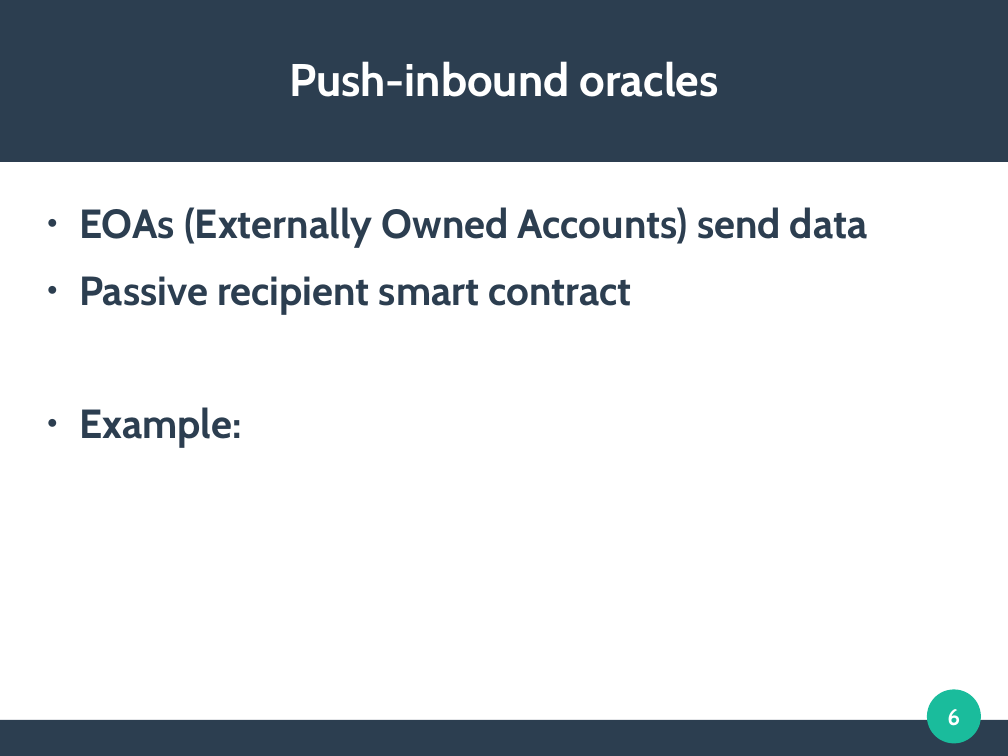
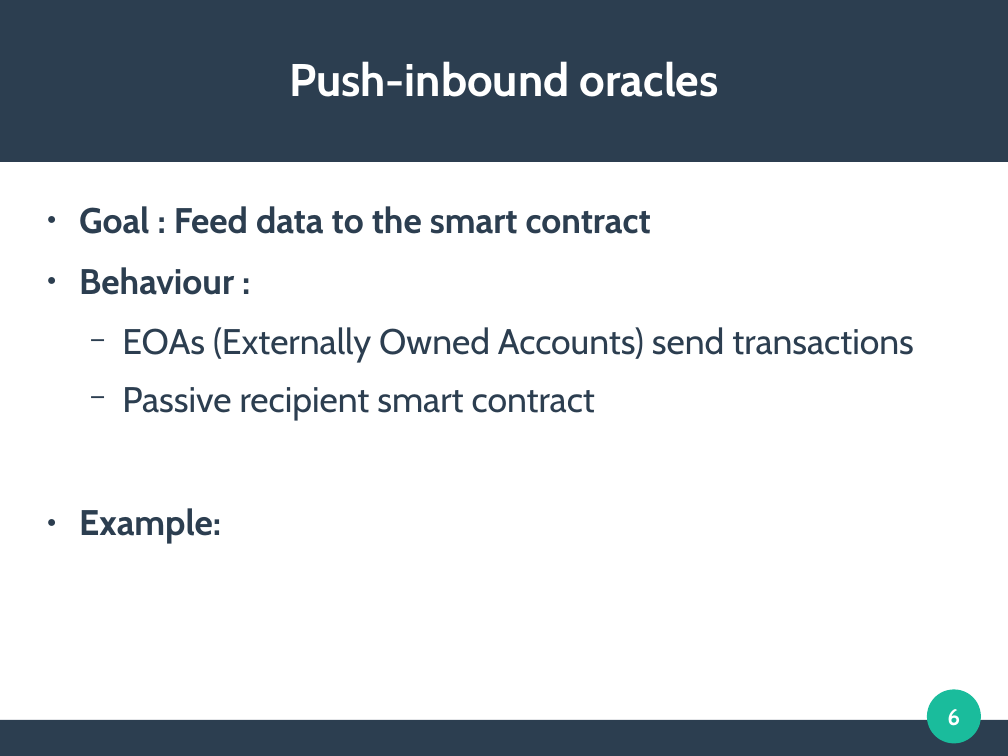
Before and after one commit to mbettinger/OT4-Lecture, a slide deck: slide 6 of Presentation - Oracles.odp. Drawn at 1008x756 pixels with LibreOffice and Linux fonts; fonts in the diff are those of the drawing. Boxes give left, top, right and bottom in pixels: in the first picture for what was removed or moved away, otherwise in the second. Text is boxed around its words. In the diff, an @@ line names an element or a change of style, - is before the commit and + after.

```diff
--- a/Presentation - Oracles.odp
+++ b/Presentation - Oracles.odp
@@ text at box(79, 206, 914, 363): text changed; size 32 to 28 pt; bold off @@
-● EOAs (Externally Owned Accounts) send data
+● Goal : Feed data to the smart contract
+● Behaviour :
+  − EOAs (Externally Owned Accounts) send transactions
@@ text at box(79, 387, 595, 544): size 32 to 28 pt in "Passive recipient smart contract", "Example:"; bold off in "Passive recipient smart contract"; bullet ● to −; list level 1 to 2 in "Passive recipient smart contract" @@
```
Also in this commit, not shown: 3 other slides changed, 2 slides added, 2 other files.
